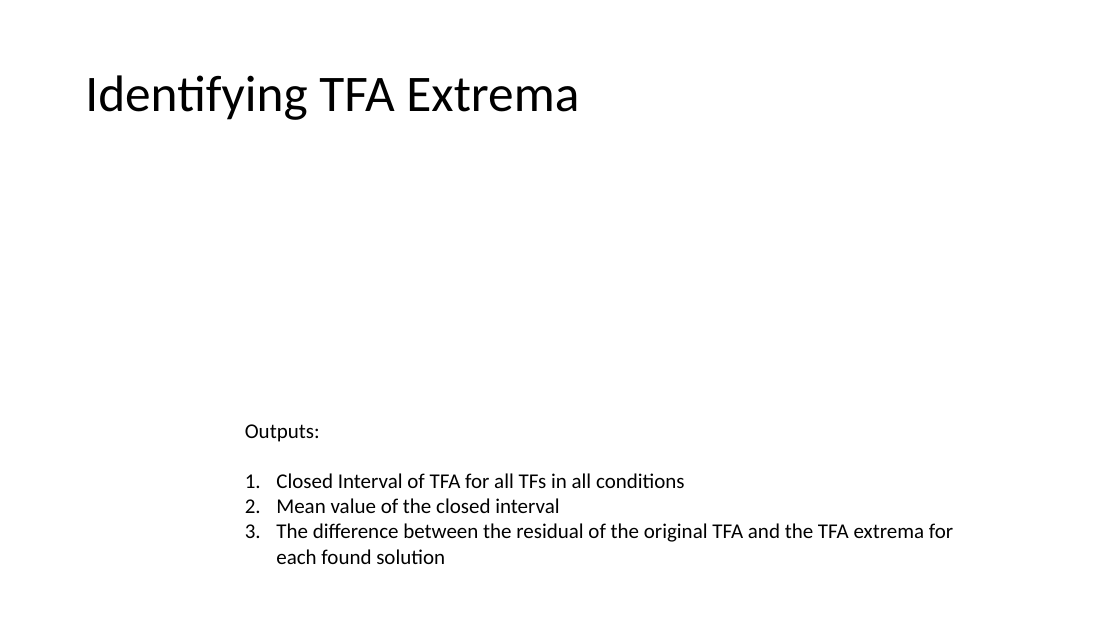
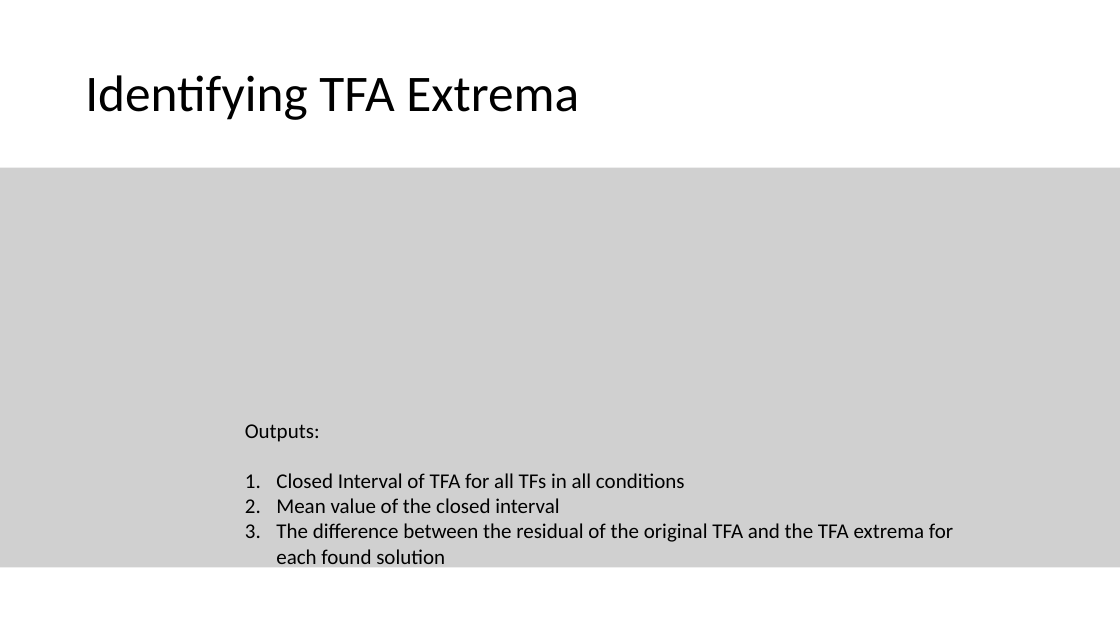
Before and after one commit to e-stan/BrentRotation, a slide deck: slide 4 of labMeeting10_9.pptx. Drawn at 1120x630 pixels with LibreOffice and Linux fonts; fonts in the diff are those of the drawing; grey boxes stand for pictures. Boxes give left, top, right and bottom in pixels: in the first picture for what was removed or moved away, otherwise in the second. Text is boxed around its words. In the diff, an @@ line names an element or a change of style, - is before the commit and + after.

```diff
--- a/labMeeting10_9.pptx
+++ b/labMeeting10_9.pptx
@@ picture added at (0, 168, 1120, 568) @@
@@ text at (276, 473, 953, 570): indent changed @@
```
Also in this commit, not shown: 6 other slides changed, 2 slides added, 1 slide removed, 6 other files.
